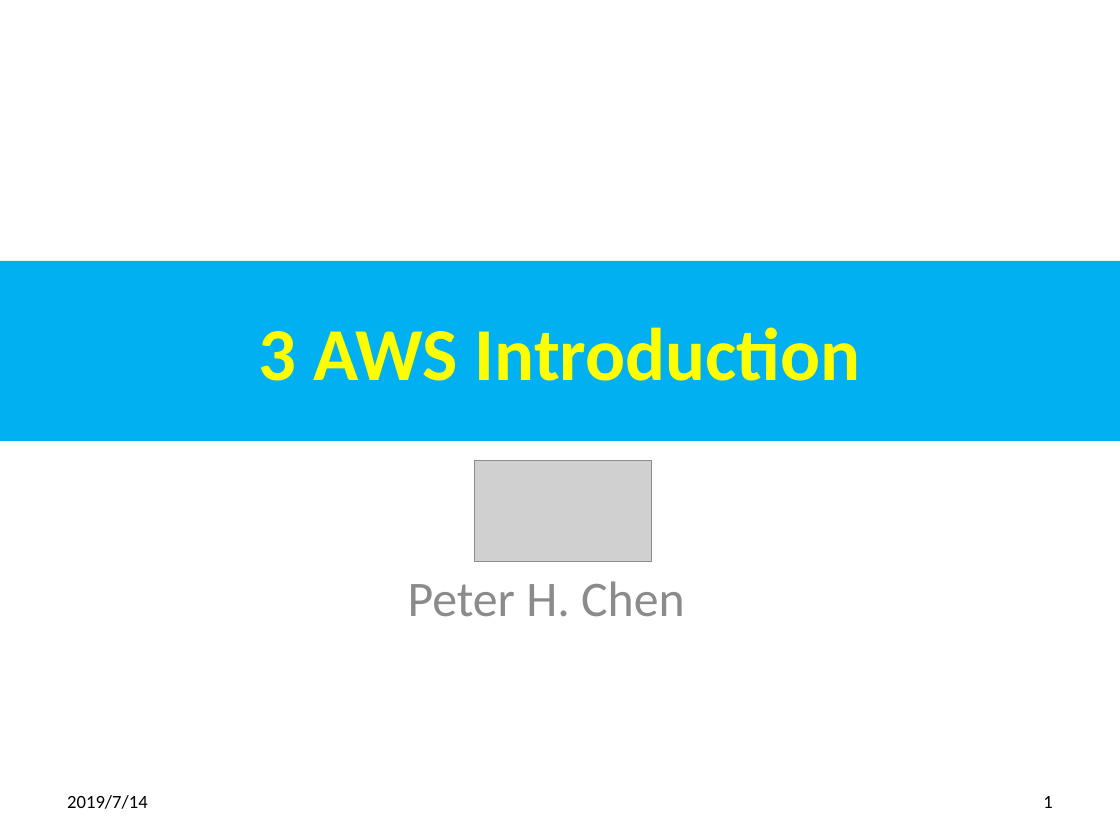
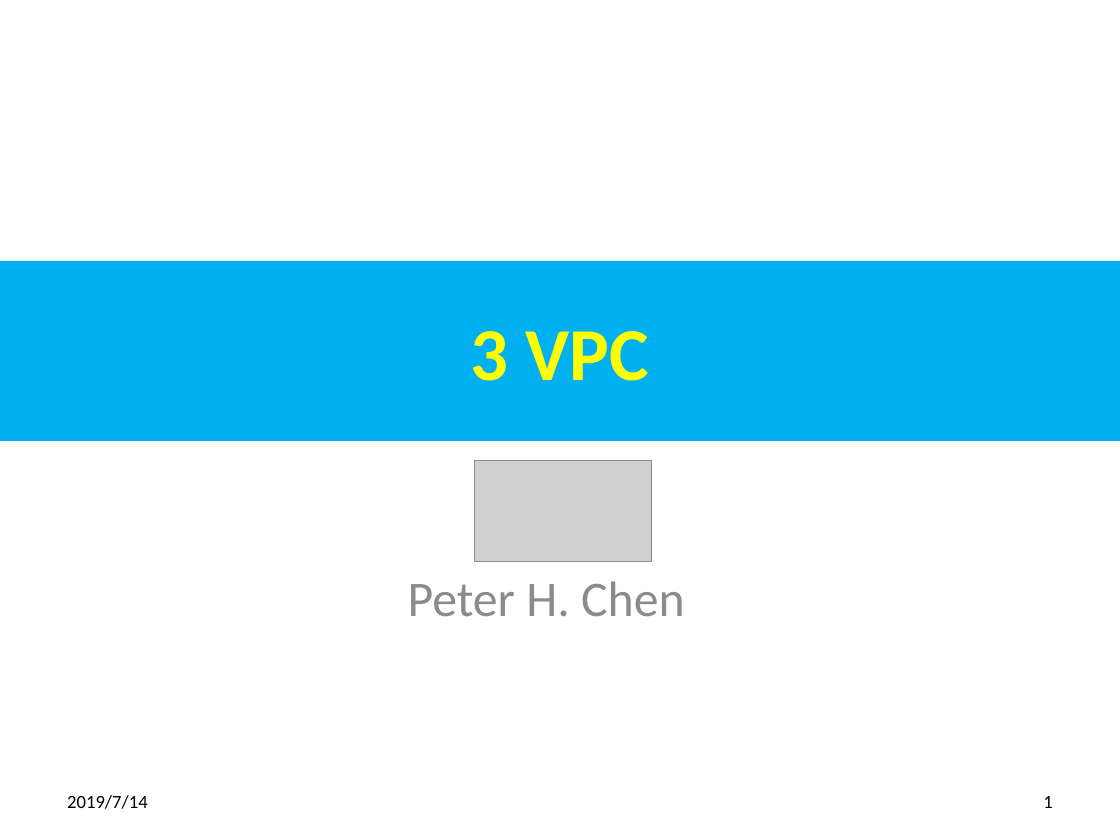
Before and after one commit to peterhchen/200-AWS-Concept, a slide deck: slide 1 of 03_VPC.pptx. Drawn at 1120x840 pixels with LibreOffice and Linux fonts; fonts in the diff are those of the drawing; grey boxes stand for pictures. Boxes give left, top, right and bottom in pixels: in the first picture for what was removed or moved away, otherwise in the second. Text is boxed around its words. In the diff, an @@ line names an element or a change of style, - is before the commit and + after.

```diff
--- a/03_VPC.pptx
+++ b/03_VPC.pptx
@@ title at bbox=[471, 331, 649, 381]: text changed @@
-3 AWS Introduction
+3 VPC
```
Also in this commit, not shown: 9 other slides changed, 1 slide removed.
